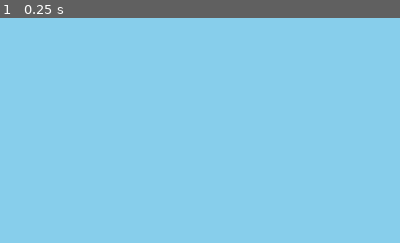
Above: before the commit, frame 1.
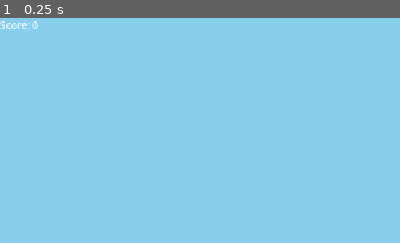
Above: after the commit, the same moment.

Repository: tjrink/WindPrototype
Game: Godot game, scene res://main_scene.tscn
The game is run twice, just before and just after one commit, with the same random seed, the same clock (stepped at 60 frames per second) and the same inputs.
Inputs:
- Up to frame 1 (0.25 s): no input
The pictures show only the part of the screen within x 0-50%, y 0-50%; the shares and areas given below are measured in that part.

The runs differ from the first frame. In frame 1, 0.2% of the frame differs, in the area x 0-10%, y 1-5%.

Commit message:
Created scoreboard nodes.

Diff:
--- /dev/null
+++ b/Global.gd
@@ -0,0 +1,4 @@
+extends Node
+
+
+@export var game_score: int = 0
--- a/main_scene.tscn
+++ b/main_scene.tscn
@@ -1,6 +1,7 @@
-[gd_scene load_steps=7 format=3 uid="uid://0r11mqgi8vn5"]
+[gd_scene load_steps=8 format=3 uid="uid://0r11mqgi8vn5"]
 
 [ext_resource type="PackedScene" uid="uid://c7c0jvb7jhp1i" path="res://Spawners/cloud_spawner.tscn" id="1_2c62f"]
+[ext_resource type="PackedScene" uid="uid://boa1j05nc0hr8" path="res://scoreboard.tscn" id="1_hq1ik"]
 [ext_resource type="PackedScene" uid="uid://b7q5rwvsk8nfp" path="res://Spawners/platform_spawner.tscn" id="2_gyfs4"]
 [ext_resource type="PackedScene" uid="uid://boee26h6hv02k" path="res://player.tscn" id="3_gyfs4"]
 [ext_resource type="Script" uid="uid://bv2q3rfo8o35y" path="res://Spawners/token_spawner.gd" id="4_d5x1h"]
@@ -13,6 +14,8 @@
 metadata/_edit_vertical_guides_ = [-547.0]
 
 [node name="World" type="Node2D" parent="."]
+
+[node name="Scoreboard" parent="World" instance=ExtResource("1_hq1ik")]
 
 [node name="Sky" type="ColorRect" parent="World"]
 z_index = -101
--- a/project.godot
+++ b/project.godot
@@ -18,6 +18,7 @@
 [autoload]
 
 Wind="*res://Wind.gd"
+Global="*res://Global.gd"
 
 [display]
 
--- /dev/null
+++ b/scoreboard.tscn
@@ -0,0 +1,12 @@
+[gd_scene load_steps=2 format=3 uid="uid://boa1j05nc0hr8"]
+
+[ext_resource type="Script" uid="uid://pu52rgbjsmg8" path="res://scoreboard_label.gd" id="1_jeshg"]
+
+[node name="Scoreboard" type="CanvasLayer"]
+
+[node name="ScoreboardLabel" type="Label" parent="."]
+offset_right = 109.0
+offset_bottom = 49.0
+text = "Score: 0
+"
+script = ExtResource("1_jeshg")
--- /dev/null
+++ b/scoreboard_label.gd
@@ -0,0 +1,14 @@
+extends Label
+
+
+# Called when the node enters the scene tree for the first time.
+func _ready() -> void:
+	pass # Replace with function body.
+
+
+# Called every frame. 'delta' is the elapsed time since the previous frame.
+func _process(delta: float) -> void:
+	update_score_display()
+
+func update_score_display() -> void:
+	self.text = "Score: " + str(Global.game_score)
Not shown, added: Global.gd.uid
Not shown, added: scoreboard_label.gd.uid
